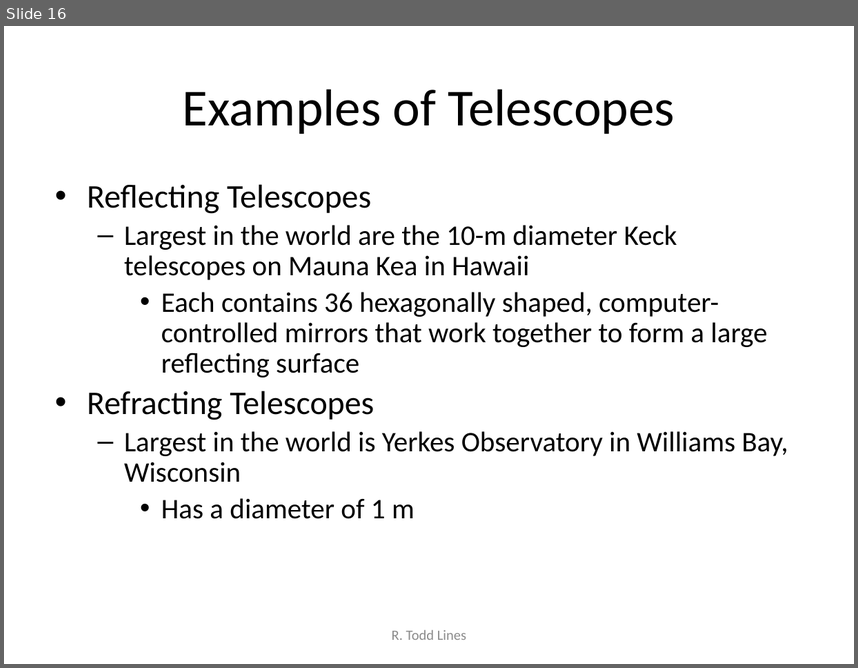
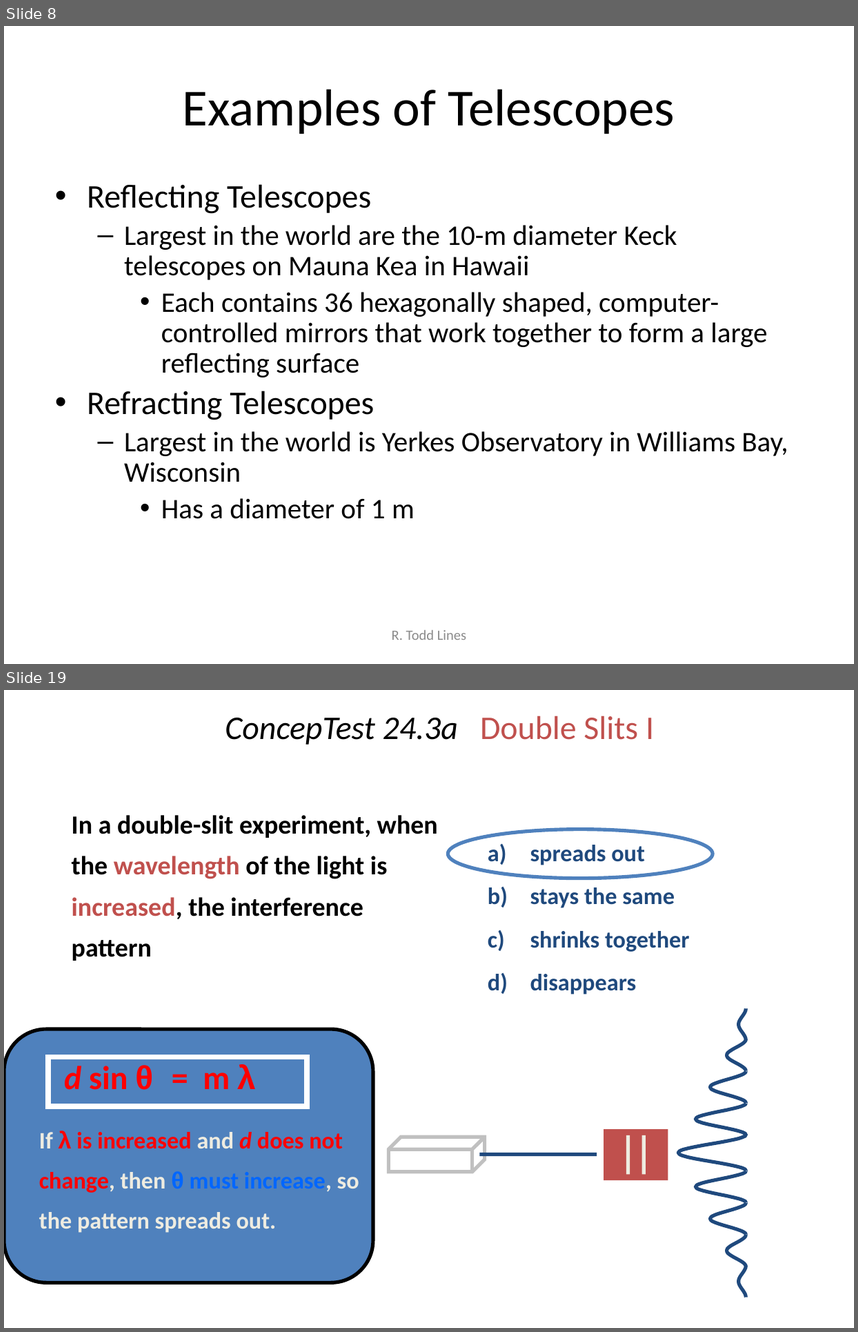
Before and after one commit to rtlines/Introductory-Physics-II, a slide deck: Lecture_Slides/PH 123 Lecture 19.pptx. Shown one above the other, each under a label of ours: slide 16 before the commit, slides 8 and 19 after it; the slides between them are not shown. The pictures are 858x668 and 858x1332 pixels, drawn with LibreOffice and Linux fonts; fonts in the diff are those of the drawing. Boxes give left, top, right and bottom in pixels: in the first picture for what was removed or moved away, otherwise in the second. Text is boxed around its words. In the diff, an @@ line names an element or a change of style, - is before the commit and + after.

Commit message:
worked on lectuer 20 multi slits

```diff
--- a/Lecture_Slides/PH 123 Lecture 19.pptx
+++ b/Lecture_Slides/PH 123 Lecture 19.pptx
@@ slide 19 added at bbox=[4, 690, 854, 1328], background #FFFFFF @@
@@ title added at bbox=[225, 716, 654, 745], 28 pt, text #000000, italic @@
+ConcepTest 24.3a Double Slits I
@@ text added at bbox=[72, 815, 438, 960], 22.2 pt, text #000000, bold @@
+In a double-slit experiment, when the wavelength of the light is increased, the interference pattern
@@ ellipse added at bbox=[448, 829, 712, 879], outline #4F81BD 3 pt @@
@@ text added at bbox=[530, 845, 690, 994], 20 pt, text #1F497D, bold @@
+a) spreads out
+b) stays the same
+c) shrinks together
+d) disappears
@@ rounded rectangle added at bbox=[4, 1029, 373, 1283], fill #4F81BD, outline #000000 3 pt @@
@@ rectangle added at bbox=[48, 1056, 307, 1105], outline #FFFFFF 4.5 pt, 28 pt, text #FF0000, bold @@
+d sin θ = m λ
@@ text added at bbox=[39, 1130, 359, 1232], 20 pt, text #EEECE1, bold @@
+If λ is increased and d does not change, then θ must increase, so the pattern spreads out.
@@ group added at bbox=[388, 1009, 746, 1297]: 9 freeform shapes, 3 lines, 1 cube, 1 rectangle @@
@@ what was slide 16 is now slide 8 @@
```
Also in this commit, not shown: 28 other slides added, 10 other files.
